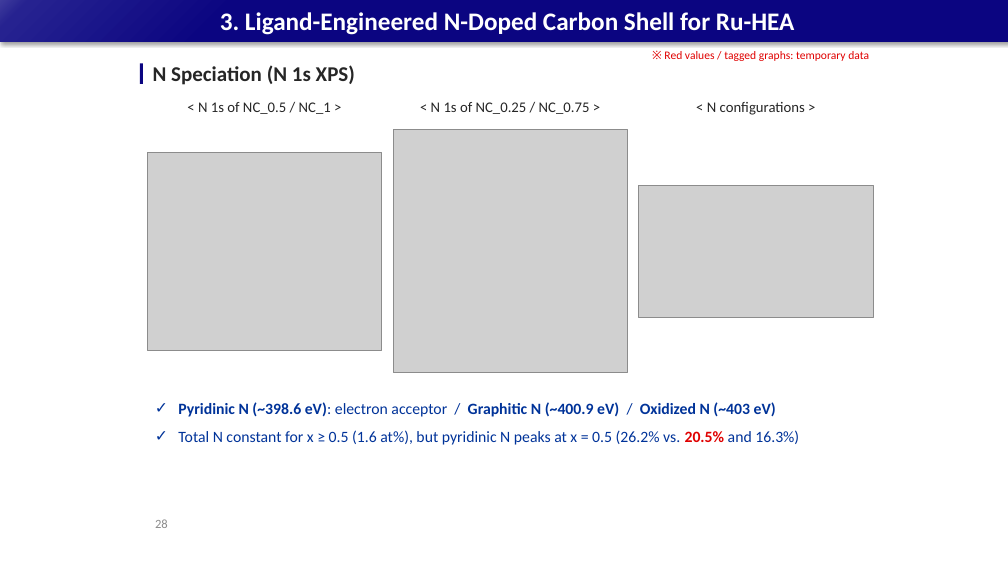
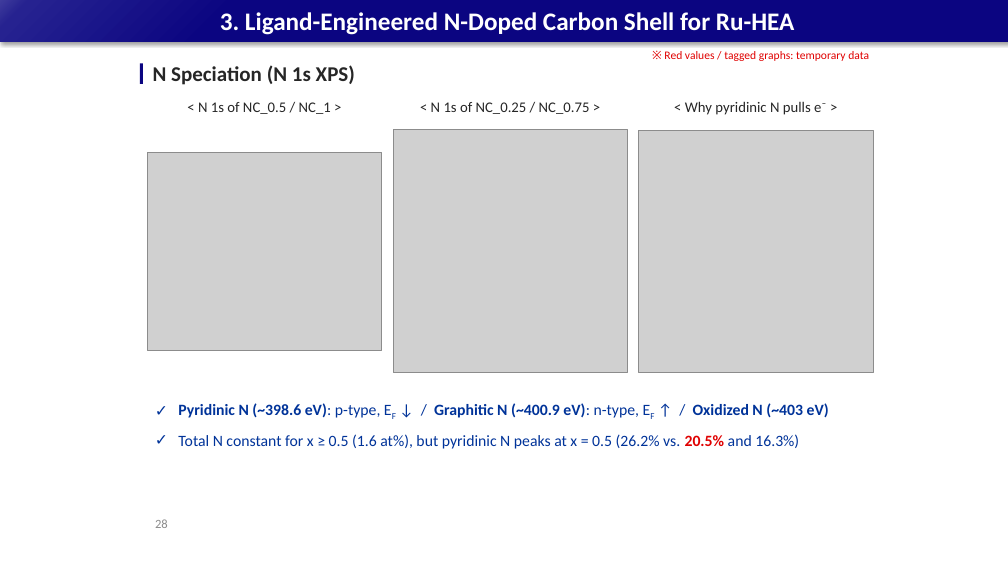
Before and after one commit to limsj0204/letter, a slide deck: slide 28 of 학위논문_디펜스_발표자료_5시료.pptx. Drawn at 1008x567 pixels with LibreOffice and Linux fonts; fonts in the diff are those of the drawing; grey boxes stand for pictures. Boxes give left, top, right and bottom in pixels: in the first picture for what was removed or moved away, otherwise in the second. Text is boxed around its words. In the diff, an @@ line names an element or a change of style, - is before the commit and + after.

```diff
--- a/학위논문_디펜스_발표자료_5시료.pptx
+++ b/학위논문_디펜스_발표자료_5시료.pptx
@@ text at (685, 101, 827, 115): text changed @@
-< N configurations >
+< Why pyridinic N pulls e⁻ >
@@ picture: place and size @@
-picture at (639, 185, 873, 318)
+picture at (639, 131, 873, 372)
@@ text at (178, 403, 829, 418): text changed @@
-✓ Pyridinic N (~398.6 eV): electron acceptor / Graphitic N (~400.9 eV) / Oxidized N (~403 eV)
+✓ Pyridinic N (~398.6 eV): p-type, EF ↓ / Graphitic N (~400.9 eV): n-type, EF ↑ / Oxidized N (~403 eV)
```
Also in this commit, not shown: 1 other slide changed, 1 other file.
